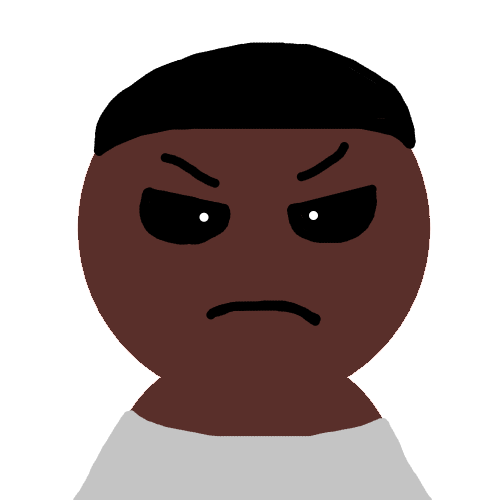
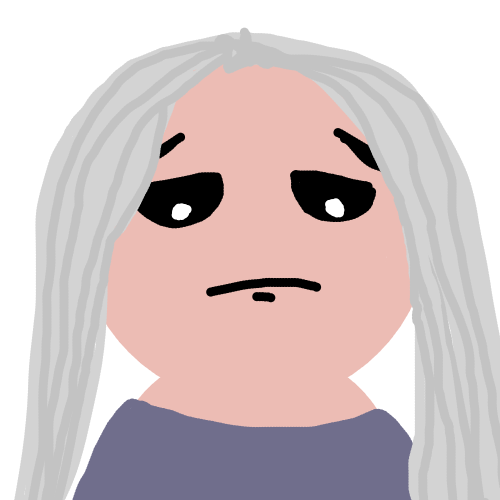
Layer changes from the first 500px x 500px image to the second:
renamed "Richard hair" to "Paint Layer 1", showed it, painted on it over [14, 27, 500, 500]
renamed "Richard face" to "Paint Layer 2", showed it over [34, 64, 448, 320]
renamed "Richard clothes" to "Paint Layer 3", showed it over [64, 384, 448, 500]
removed layer "Thomas clothes" over [64, 384, 448, 500]
removed layer "Thomas hair" over [64, 27, 448, 192]
removed layer "Thomas face" over [128, 128, 384, 384]
painted on "Background" over [14, 27, 500, 500]
